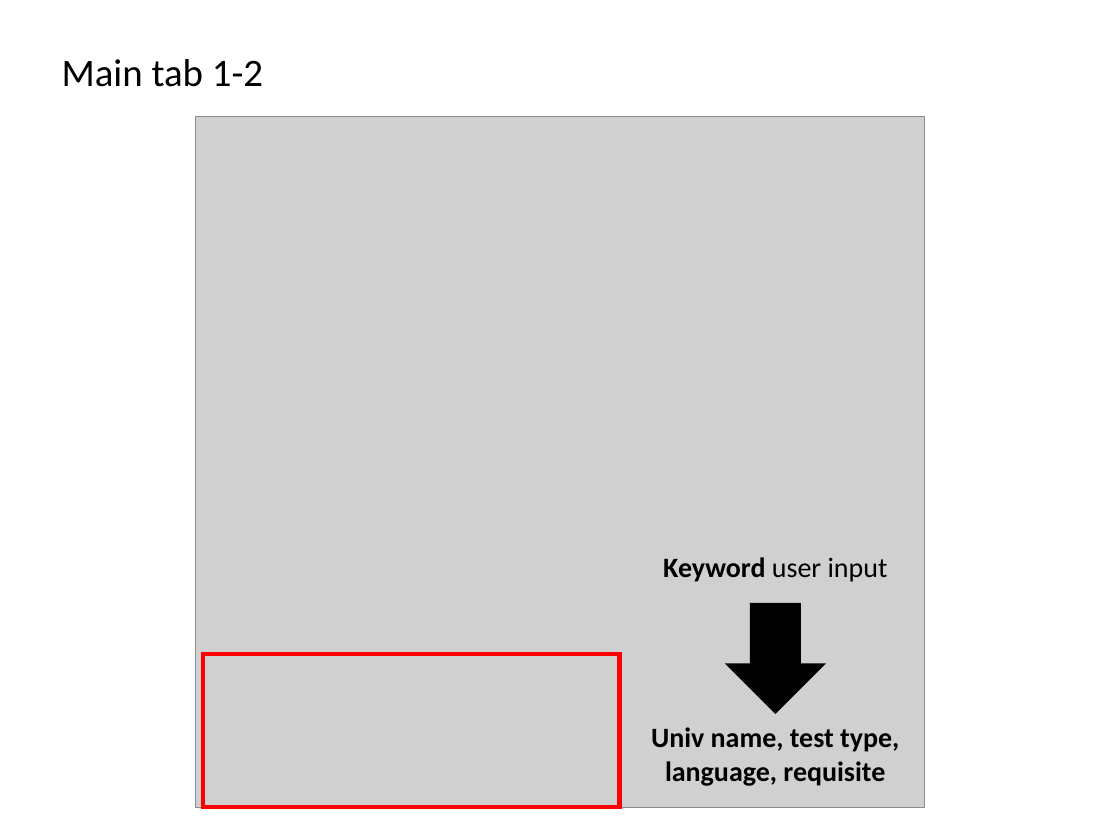
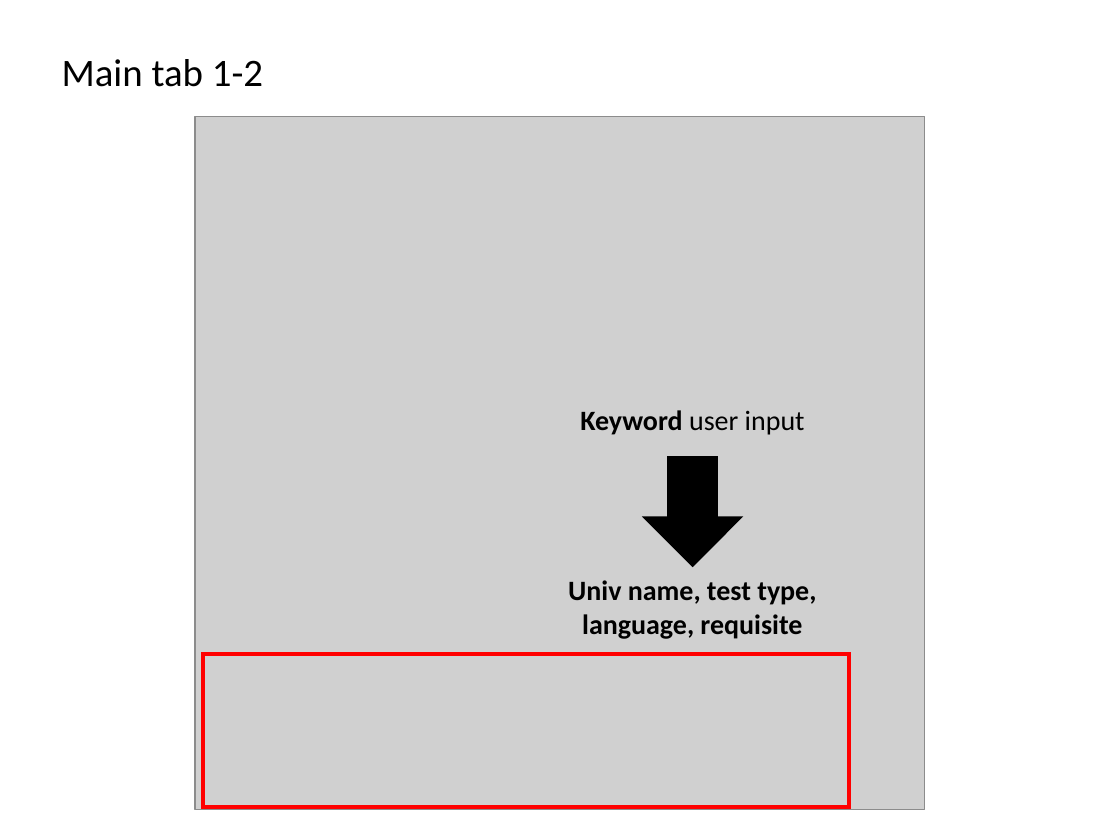
Before and after one commit to hy2850/CS360-HOEP-Project, a slide deck: slide 17 of v20181203 Final Presentation.pptx (slide 16 before the commit). Drawn at 1120x840 pixels with LibreOffice and Linux fonts; fonts in the diff are those of the drawing; grey boxes stand for pictures. Boxes give left, top, right and bottom in pixels: in the first picture for what was removed or moved away, otherwise in the second. Text is boxed around its words. In the diff, an @@ line names an element or a change of style, - is before the commit and + after.

```diff
--- a/v20181203 Final Presentation.pptx
+++ b/v20181203 Final Presentation.pptx
@@ text "Keyword user input": place and size @@
-text "Keyword user input" at (663, 557, 888, 582)
+text "Keyword user input" at (580, 410, 805, 435)
@@ right arrow: place and size @@
-right arrow at (725, 604, 827, 715)
+right arrow at (642, 457, 744, 568)
@@ text "Univ name, test type, language, ...": place and size @@
-text "Univ name, test type, language, ..." at (651, 727, 899, 786)
+text "Univ name, test type, language, ..." at (568, 580, 816, 639)
@@ rectangle: place and size @@
-rectangle at (203, 654, 619, 808)
+rectangle at (203, 654, 849, 808)
```
Also in this commit, not shown: 7 other slides changed, 1 slide added, 3 other files.
